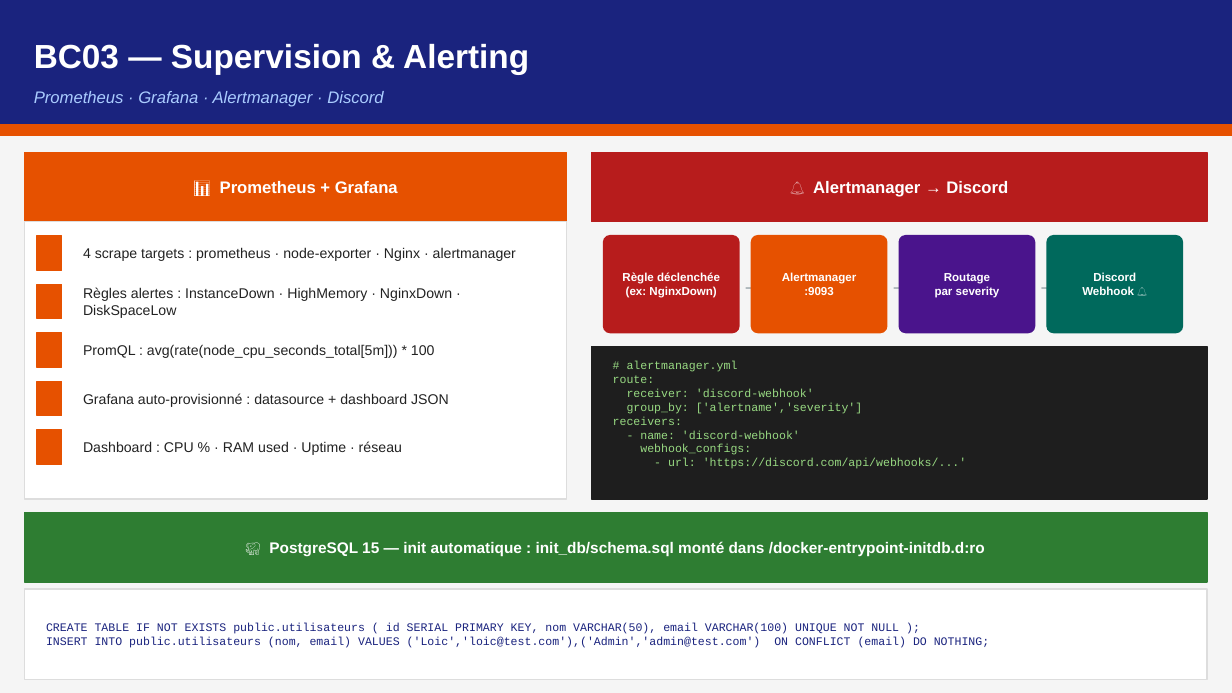
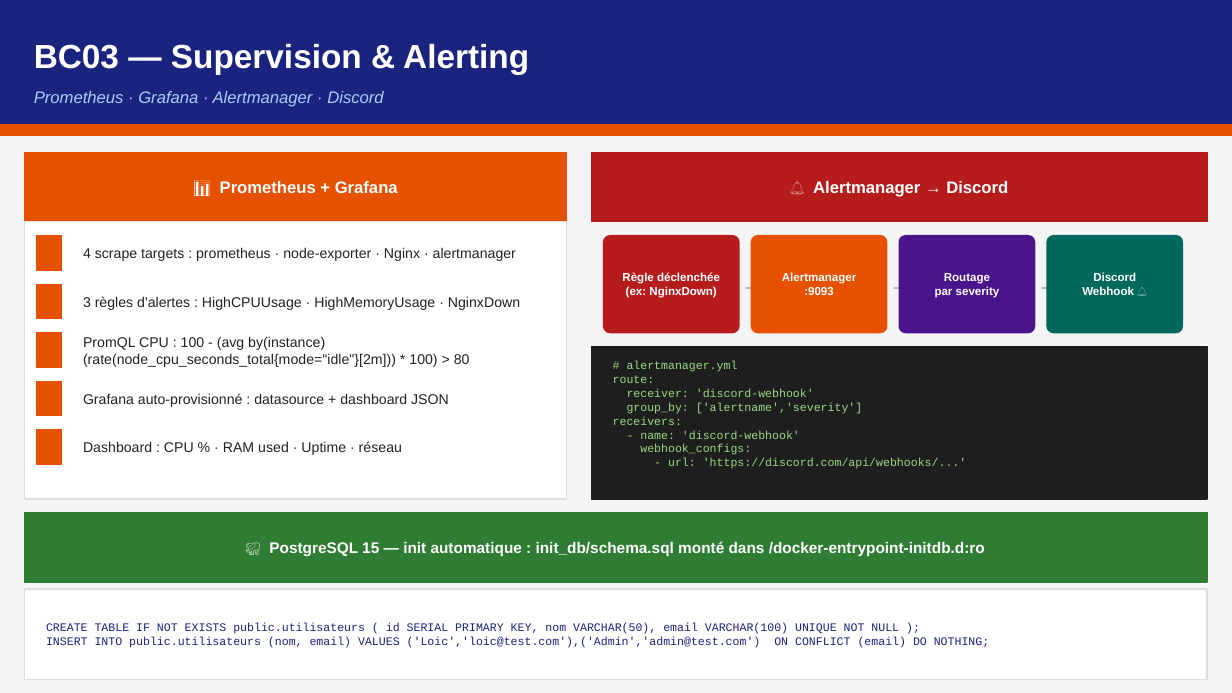
Before and after one commit to pilot-loicrich/iac-infra, a slide deck: slide 7 of documentation/Presentation_iac-infra_ASD.pptx. Drawn at 1232x693 pixels with LibreOffice and Linux fonts; fonts in the diff are those of the drawing. Boxes give left, top, right and bottom in pixels: in the first picture for what was removed or moved away, otherwise in the second. Text is boxed around its words. In the diff, an @@ line names an element or a change of style, - is before the commit and + after.

Commit message:
fix(docs): correct PromQL, alert names and demo commands in presentation
- slide 7: real CPU PromQL expr + actual 3 alert names (HighCPUUsage, HighMemoryUsage, NginxDown)
- slide 11: localhost:8080, kubernetes/, localhost Grafana, testdb
- slides 9/10: k8s/ to kubernetes/

```diff
--- a/documentation/Presentation_iac-infra_ASD.pptx
+++ b/documentation/Presentation_iac-infra_ASD.pptx
@@ text at bbox=[83, 296, 520, 310]: text changed @@
-Règles alertes : InstanceDown · HighMemory · NginxDown · DiskSpaceLow
+3 règles d'alertes : HighCPUUsage · HighMemoryUsage · NginxDown
@@ text at bbox=[83, 336, 470, 367]: text changed @@
-PromQL : avg(rate(node_cpu_seconds_total[5m])) * 100
+PromQL CPU : 100 - (avg by(instance)(rate(node_cpu_seconds_total{mode="idle"}[2m])) * 100) > 80
```
Also in this commit, not shown: 3 other slides changed.
